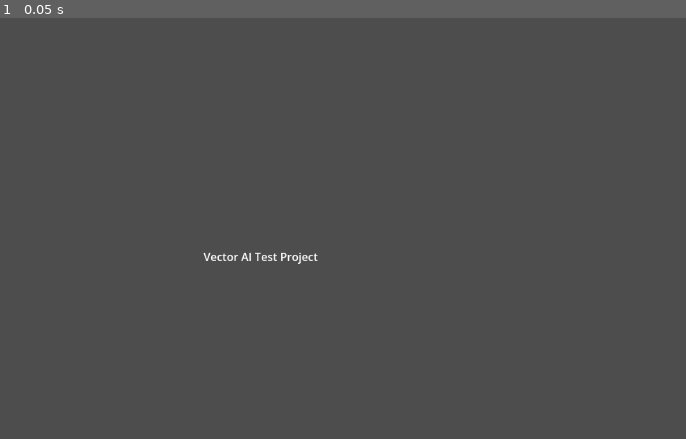
Above: before the commit, frame 1.
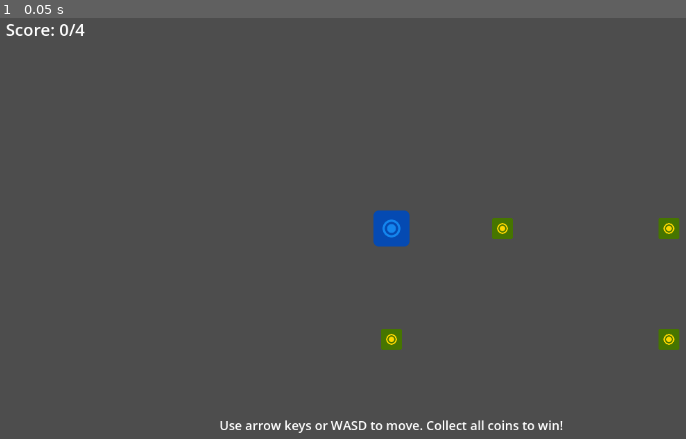
Above: after the commit, the same moment.

Repository: improdead/vector
Game: Godot game, scene res://main.tscn
Two runs of this game, one before a commit and one after it. Both use one fixed random seed, a clock stepped at 60 frames per second and the inputs below.
Inputs:
- Up to frame 1 (0.05 s): no input

The runs differ from the first frame. In frame 1, 1.9% of the frame differs, in the area x 0-99%, y 1-99%.

Commit message:
Create a simple maze game with player and coins

Diff:
--- a/test_project/main.tscn
+++ b/test_project/main.tscn
@@ -1,12 +1,276 @@
-[gd_scene format=3 uid="uid://c8b42re2ncy8p"]
+[gd_scene load_steps=10 format=3 uid="uid://c8b42re2ncy8p"]
+
+[ext_resource type="Texture2D" uid="uid://c8gghy7uxwsqo" path="res://icon.svg" id="1_yvnqr"]
+
+[sub_resource type="GDScript" id="GDScript_main"]
+script/source = "extends Node2D
+
+var score = 0
+var total_coins = 0
+
+func _ready():
+	# Count total coins in the level
+	total_coins = get_tree().get_nodes_in_group(\"coins\").size()
+	$UI/ScoreLabel.text = \"Score: 0/\" + str(total_coins)
+
+func collect_coin():
+	score += 1
+	$UI/ScoreLabel.text = \"Score: \" + str(score) + \"/\" + str(total_coins)
+
+	if score >= total_coins:
+		$UI/WinLabel.visible = true
+"
+
+[sub_resource type="GDScript" id="GDScript_player"]
+script/source = "extends CharacterBody2D
+
+const SPEED = 300.0
+
+func _physics_process(delta):
+	# Get input direction
+	var direction = Input.get_vector(\"ui_left\", \"ui_right\", \"ui_up\", \"ui_down\")
+
+	# Set velocity
+	velocity = direction * SPEED
+
+	# Move and slide
+	move_and_slide()
+
+	# Check for coin collisions
+	for i in get_slide_collision_count():
+		var collision = get_slide_collision(i)
+		var collider = collision.get_collider()
+
+		if collider.is_in_group(\"coins\"):
+			collider.queue_free()
+			get_parent().collect_coin()
+"
+
+[sub_resource type="CircleShape2D" id="CircleShape2D_player"]
+radius = 30.0
+
+[sub_resource type="GDScript" id="GDScript_coin"]
+script/source = "extends Area2D
+
+func _ready():
+	# Add to coins group
+	add_to_group(\"coins\")
+"
+
+[sub_resource type="CircleShape2D" id="CircleShape2D_coin"]
+radius = 20.0
+
+[sub_resource type="RectangleShape2D" id="RectangleShape2D_wall"]
+size = Vector2(40, 400)
+
+[sub_resource type="RectangleShape2D" id="RectangleShape2D_wall_h"]
+size = Vector2(400, 40)
 
 [node name="Main" type="Node2D"]
-
-[node name="Label" type="Label" parent="."]
-offset_left = 260.0
-offset_top = 333.0
-offset_right = 516.0
-offset_bottom = 397.0
-text = "Vector AI Test Project"
+script = SubResource("GDScript_main")
+
+[node name="Player" type="CharacterBody2D" parent="."]
+position = Vector2(100, 100)
+collision_mask = 3
+script = SubResource("GDScript_player")
+
+[node name="Sprite2D" type="Sprite2D" parent="Player"]
+modulate = Color(0.0784314, 0.52549, 0.933333, 1)
+scale = Vector2(0.5, 0.5)
+texture = ExtResource("1_yvnqr")
+
+[node name="CollisionShape2D" type="CollisionShape2D" parent="Player"]
+shape = SubResource("CircleShape2D_player")
+
+[node name="Camera2D" type="Camera2D" parent="Player"]
+zoom = Vector2(0.8, 0.8)
+
+[node name="Walls" type="Node2D" parent="."]
+
+[node name="Wall1" type="StaticBody2D" parent="Walls"]
+position = Vector2(0, 200)
+collision_layer = 2
+
+[node name="ColorRect" type="ColorRect" parent="Walls/Wall1"]
+offset_left = -20.0
+offset_top = -200.0
+offset_right = 20.0
+offset_bottom = 200.0
+color = Color(0.301961, 0.301961, 0.301961, 1)
+
+[node name="CollisionShape2D" type="CollisionShape2D" parent="Walls/Wall1"]
+shape = SubResource("RectangleShape2D_wall")
+
+[node name="Wall2" type="StaticBody2D" parent="Walls"]
+position = Vector2(800, 200)
+collision_layer = 2
+
+[node name="ColorRect" type="ColorRect" parent="Walls/Wall2"]
+offset_left = -20.0
+offset_top = -200.0
+offset_right = 20.0
+offset_bottom = 200.0
+color = Color(0.301961, 0.301961, 0.301961, 1)
+
+[node name="CollisionShape2D" type="CollisionShape2D" parent="Walls/Wall2"]
+shape = SubResource("RectangleShape2D_wall")
+
+[node name="Wall3" type="StaticBody2D" parent="Walls"]
+position = Vector2(400, 0)
+collision_layer = 2
+
+[node name="ColorRect" type="ColorRect" parent="Walls/Wall3"]
+offset_left = -200.0
+offset_top = -20.0
+offset_right = 200.0
+offset_bottom = 20.0
+color = Color(0.301961, 0.301961, 0.301961, 1)
+
+[node name="CollisionShape2D" type="CollisionShape2D" parent="Walls/Wall3"]
+shape = SubResource("RectangleShape2D_wall_h")
+
+[node name="Wall4" type="StaticBody2D" parent="Walls"]
+position = Vector2(400, 400)
+collision_layer = 2
+
+[node name="ColorRect" type="ColorRect" parent="Walls/Wall4"]
+offset_left = -200.0
+offset_top = -20.0
+offset_right = 200.0
+offset_bottom = 20.0
+color = Color(0.301961, 0.301961, 0.301961, 1)
+
+[node name="CollisionShape2D" type="CollisionShape2D" parent="Walls/Wall4"]
+shape = SubResource("RectangleShape2D_wall_h")
+
+[node name="Wall5" type="StaticBody2D" parent="Walls"]
+position = Vector2(400, 200)
+collision_layer = 2
+
+[node name="ColorRect" type="ColorRect" parent="Walls/Wall5"]
+offset_left = -100.0
+offset_top = -20.0
+offset_right = 100.0
+offset_bottom = 20.0
+color = Color(0.301961, 0.301961, 0.301961, 1)
+
+[node name="CollisionShape2D" type="CollisionShape2D" parent="Walls/Wall5"]
+position = Vector2(0, 0)
+shape = SubResource("RectangleShape2D_wall_h")
+debug_color = Color(0.701961, 0, 0.0117647, 0.419608)
+
+[node name="Wall6" type="StaticBody2D" parent="Walls"]
+position = Vector2(200, 300)
+collision_layer = 2
+
+[node name="ColorRect" type="ColorRect" parent="Walls/Wall6"]
+offset_left = -20.0
+offset_top = -100.0
+offset_right = 20.0
+offset_bottom = 100.0
+color = Color(0.301961, 0.301961, 0.301961, 1)
+
+[node name="CollisionShape2D" type="CollisionShape2D" parent="Walls/Wall6"]
+position = Vector2(0, 0)
+rotation = 1.5708
+shape = SubResource("RectangleShape2D_wall_h")
+debug_color = Color(0.701961, 0, 0.0117647, 0.419608)
+
+[node name="Coins" type="Node2D" parent="."]
+
+[node name="Coin1" type="Area2D" parent="Coins"]
+position = Vector2(300, 100)
+collision_layer = 4
+script = SubResource("GDScript_coin")
+
+[node name="Sprite2D" type="Sprite2D" parent="Coins/Coin1"]
+modulate = Color(0.988235, 0.839216, 0, 1)
+scale = Vector2(0.3, 0.3)
+texture = ExtResource("1_yvnqr")
+
+[node name="CollisionShape2D" type="CollisionShape2D" parent="Coins/Coin1"]
+shape = SubResource("CircleShape2D_coin")
+
+[node name="Coin2" type="Area2D" parent="Coins"]
+position = Vector2(600, 100)
+collision_layer = 4
+script = SubResource("GDScript_coin")
+
+[node name="Sprite2D" type="Sprite2D" parent="Coins/Coin2"]
+modulate = Color(0.988235, 0.839216, 0, 1)
+scale = Vector2(0.3, 0.3)
+texture = ExtResource("1_yvnqr")
+
+[node name="CollisionShape2D" type="CollisionShape2D" parent="Coins/Coin2"]
+shape = SubResource("CircleShape2D_coin")
+
+[node name="Coin3" type="Area2D" parent="Coins"]
+position = Vector2(600, 300)
+collision_layer = 4
+script = SubResource("GDScript_coin")
+
+[node name="Sprite2D" type="Sprite2D" parent="Coins/Coin3"]
+modulate = Color(0.988235, 0.839216, 0, 1)
+scale = Vector2(0.3, 0.3)
+texture = ExtResource("1_yvnqr")
+
+[node name="CollisionShape2D" type="CollisionShape2D" parent="Coins/Coin3"]
+shape = SubResource("CircleShape2D_coin")
+
+[node name="Coin4" type="Area2D" parent="Coins"]
+position = Vector2(100, 300)
+collision_layer = 4
+script = SubResource("GDScript_coin")
+
+[node name="Sprite2D" type="Sprite2D" parent="Coins/Coin4"]
+modulate = Color(0.988235, 0.839216, 0, 1)
+scale = Vector2(0.3, 0.3)
+texture = ExtResource("1_yvnqr")
+
+[node name="CollisionShape2D" type="CollisionShape2D" parent="Coins/Coin4"]
+shape = SubResource("CircleShape2D_coin")
+
+[node name="UI" type="CanvasLayer" parent="."]
+
+[node name="ScoreLabel" type="Label" parent="UI"]
+offset_left = 20.0
+offset_top = 20.0
+offset_right = 200.0
+offset_bottom = 60.0
+theme_override_font_sizes/font_size = 24
+text = "Score: 0/4"
+
+[node name="WinLabel" type="Label" parent="UI"]
+visible = false
+anchors_preset = 8
+anchor_left = 0.5
+anchor_top = 0.5
+anchor_right = 0.5
+anchor_bottom = 0.5
+offset_left = -200.0
+offset_top = -50.0
+offset_right = 200.0
+offset_bottom = 50.0
+grow_horizontal = 2
+grow_vertical = 2
+theme_override_font_sizes/font_size = 48
+text = "You Win!"
 horizontal_alignment = 1
 vertical_alignment = 1
+
+[node name="Instructions" type="Label" parent="UI"]
+anchors_preset = 7
+anchor_left = 0.5
+anchor_top = 1.0
+anchor_right = 0.5
+anchor_bottom = 1.0
+offset_left = -300.0
+offset_top = -60.0
+offset_right = 300.0
+offset_bottom = -20.0
+grow_horizontal = 2
+grow_vertical = 0
+theme_override_font_sizes/font_size = 18
+text = "Use arrow keys or WASD to move. Collect all coins to win!"
+horizontal_alignment = 1
+vertical_alignment = 1
